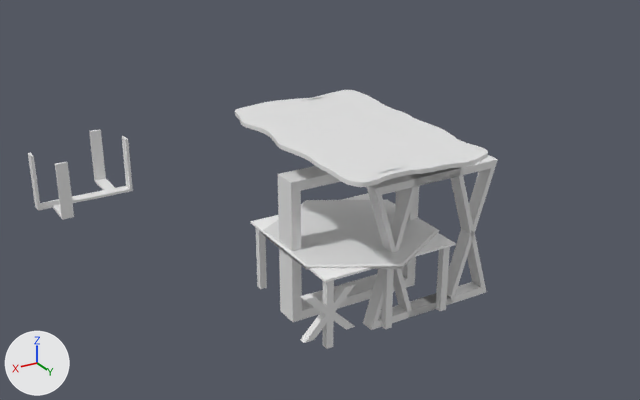
The glTF model public/models/cvrkec.gltf, before and after one commit.
One viewpoint serves both versions: a 50 mm lens placed at (5.94, 9.1, 5.14), pointed at (0.32, -0.26, 0.46). The lights are fixed; the arrows at lower left show +X, +Y and +Z. Where no turn or scale is listed for an object, it has been applied to the vertices.

In view in the first picture: '1Noha1/4', '1Noha2/4', '3Noha1', '4Noha1', '5oha1.001', '7Noha.001', 'Ctverec', 'Cube', 'Natural', 'hexagon45'.
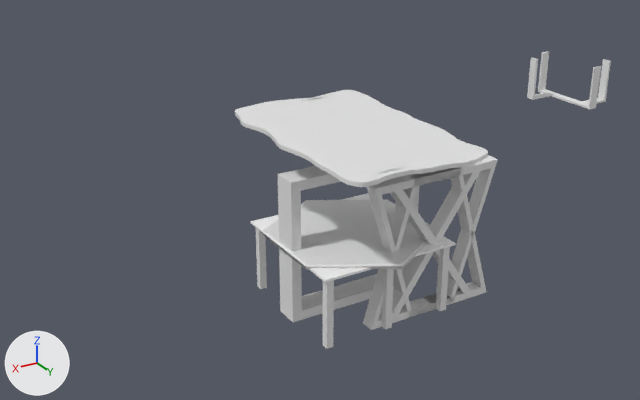
Scene script edits in JSON lines:
```json
{"op": "add", "block": "me_cube_006", "code": ["me_cube_006 = bpy.data.meshes.new('Cube.006')", "me_cube_006.from_pydata(...)  # 24 vertices, 44 faces; spans x -0.91..0.91, y -1.0..1.0, z -0.99..0.99"]}
{"op": "set", "path": "ob_cube.location", "old": "(3.51, 0.0, 1.29)", "new": "(-3.82, 0.0, 1.29)"}
{"op": "set", "path": "ob_cube.rotation_euler", "old": "(0.0, 0.0, 3.142)", "new": "(0.0, 0.0, -1.571)", "note": "degrees (0, 0, 180) -> degrees (0, 0, -90)"}
{"op": "remove", "block": "ob_7noha_001", "code": ["ob_7noha_001 = bpy.data.objects.new('7Noha.001', me_cube_059)", "ob_7noha_001.location = (0.9, 0.9, -0.5)"]}
{"op": "add", "block": "ob_10noha", "code": ["ob_10noha = bpy.data.objects.new('10Noha', me_cube_006)", "ob_10noha.location = (-0.76, 0.77, 0.0)", "ob_10noha.rotation_euler = (0.0, 1.571, 0.0)  # degrees (0, 90, 0)", "ob_10noha.scale = (-1.1, -0.101, -0.762)"]}
```

Where the change shows, as pixel boxes [x1, y1, x2, y2] in the pictures (640 x 400 px):
```json
{"object": "Cube", "change": "moved, turned", "before": [28, 129, 133, 220], "after": [527, 51, 611, 109]}
{"object": "10Noha", "change": "added", "after": [390, 163, 485, 323]}
{"object": "7Noha.001", "change": "deleted", "before": [300, 281, 355, 343]}
```
